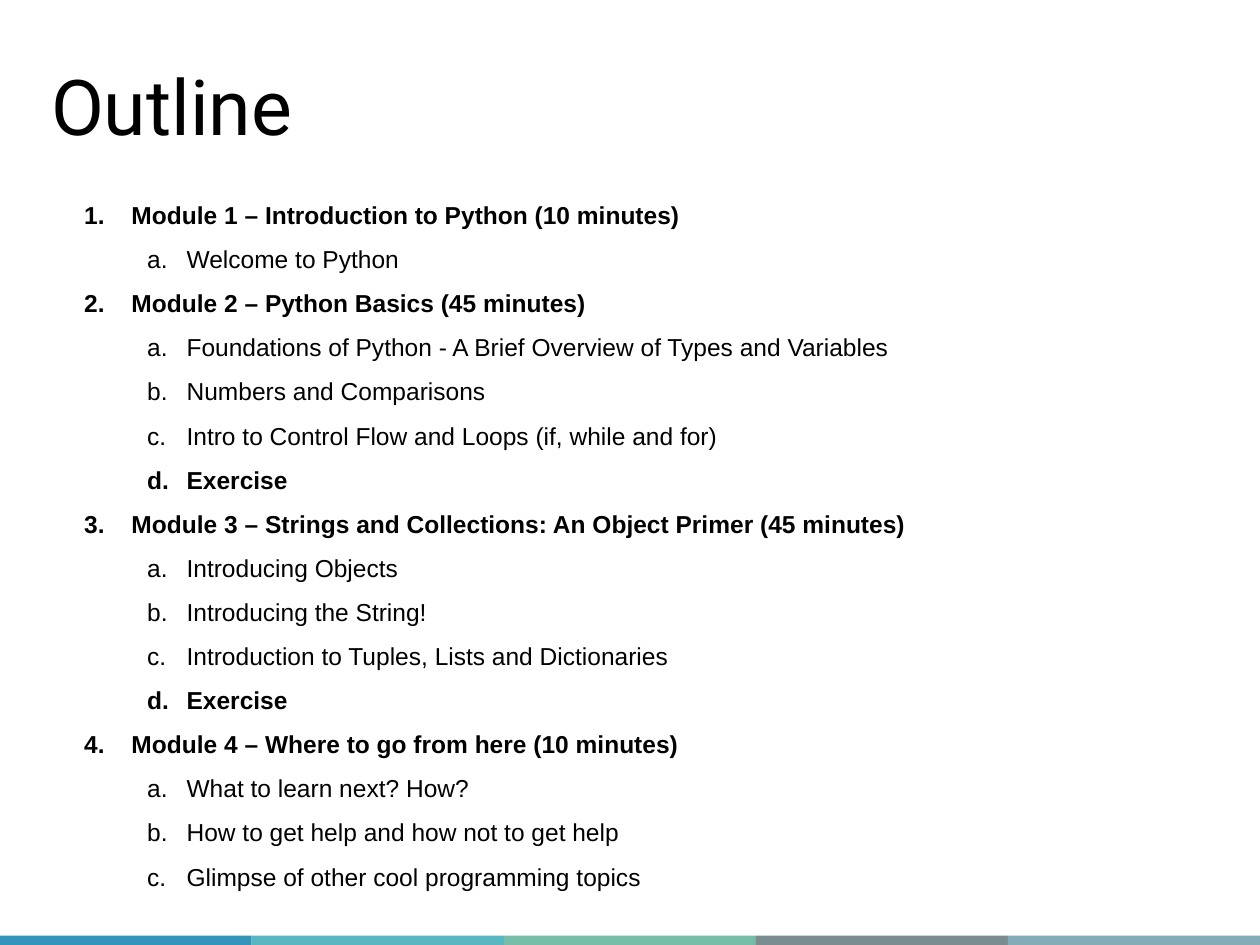
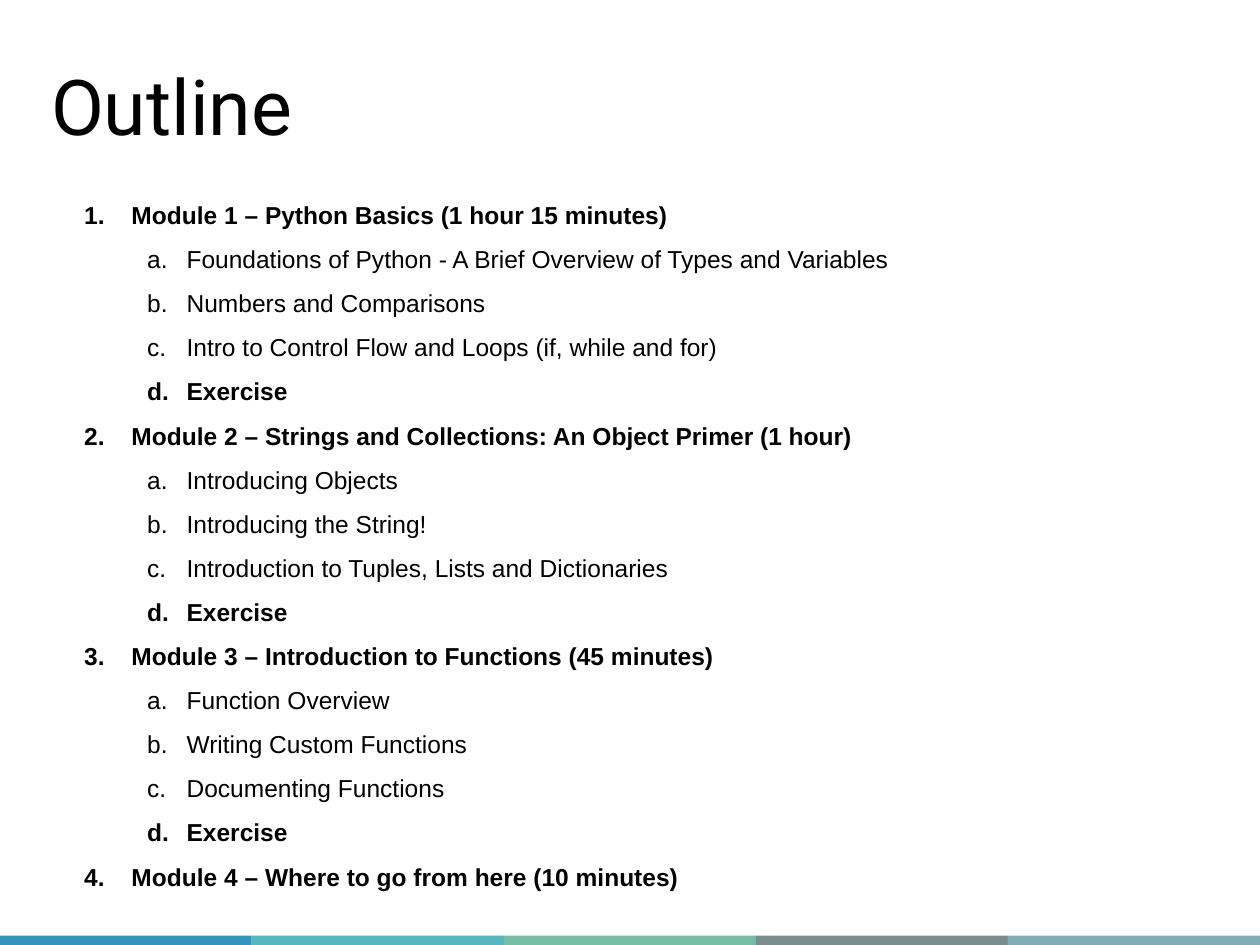
Before and after one commit to bzrudski/Intro-to-Python, a slide deck: slide 4 of slides/QLS-MiCM Intro to Python (Part 1) Workshop PPT.pptx. Drawn at 1260x945 pixels with LibreOffice and Linux fonts; fonts in the diff are those of the drawing; background and template pictures are left out. Boxes give left, top, right and bottom in pixels: in the first picture for what was removed or moved away, otherwise in the second. Text is boxed around its words. In the diff, an @@ line names an element or a change of style, - is before the commit and + after.

```diff
--- a/slides/QLS-MiCM Intro to Python (Part 1) Workshop PPT.pptx
+++ b/slides/QLS-MiCM Intro to Python (Part 1) Workshop PPT.pptx
@@ text at [131, 206, 667, 229]: text changed @@
-1. Module 1 – Introduction to Python (10 minutes)
-  a. Welcome to Python
-2. Module 2 – Python Basics (45 minutes)
+1. Module 1 – Python Basics (1 hour 15 minutes)
@@ text at [131, 427, 852, 450]: text changed @@
-3. Module 3 – Strings and Collections: An Object Primer (45 minutes)
+2. Module 2 – Strings and Collections: An Object Primer (1 hour)
@@ text at [131, 647, 713, 842]: paragraphs added @@
+3. Module 3 – Introduction to Functions (45 minutes)
+  a. Function Overview
+  b. Writing Custom Functions
+  c. Documenting Functions
+  d. Exercise
@@ text at [187, 779, 640, 891]: paragraphs removed @@
-  a. What to learn next? How?
-  b. How to get help and how not to get help
-  c. Glimpse of other cool programming topics
```
Also in this commit, not shown: 3 other slides changed, 10 slides removed, 20 other files.
